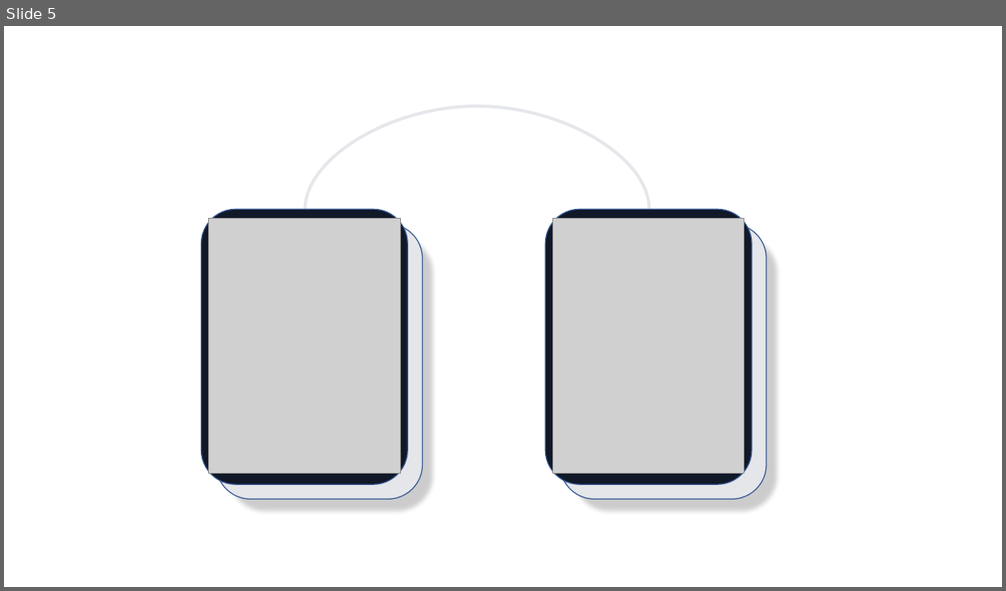
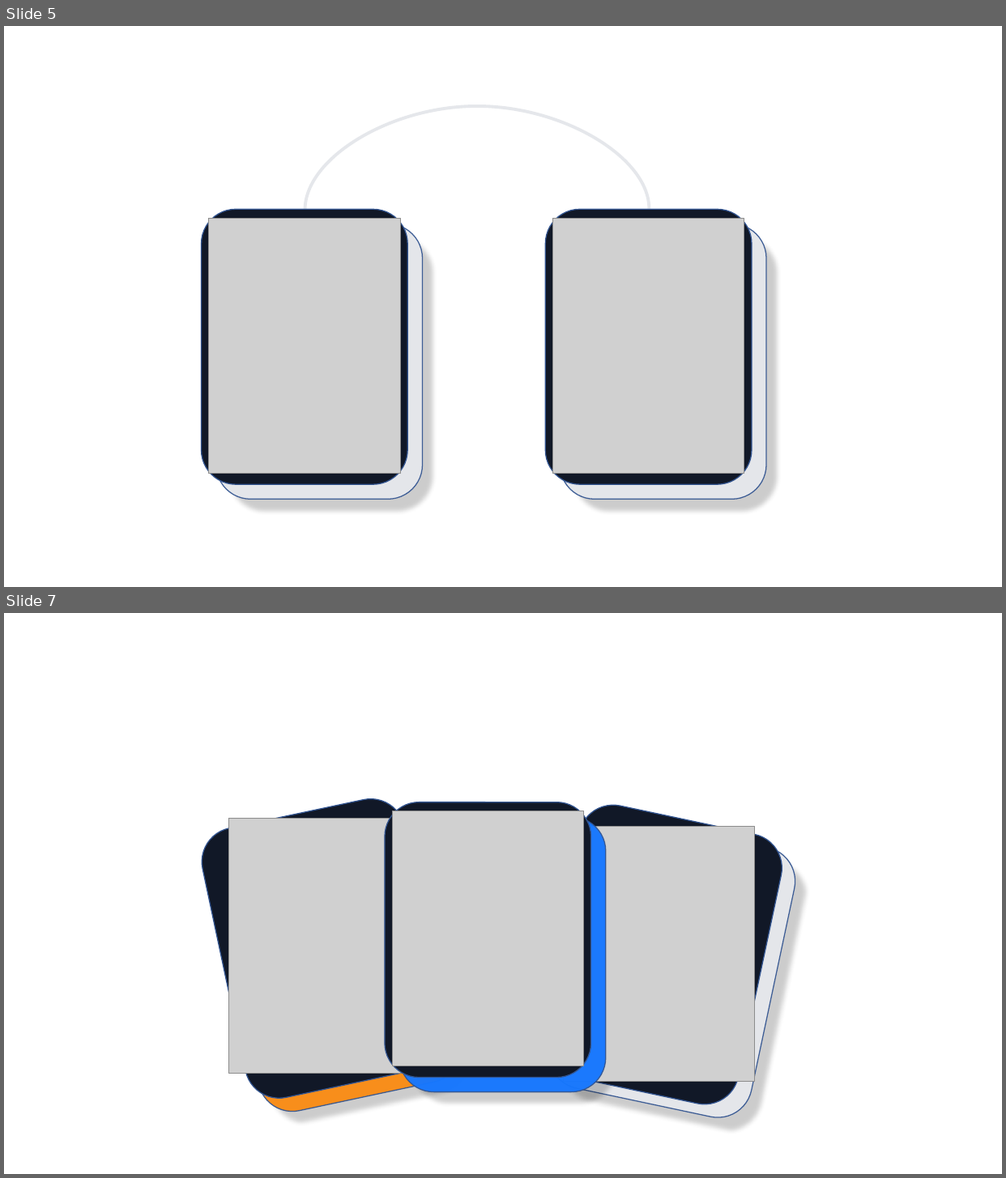
Before and after one commit to Yoln0001/mahjong-games, a slide deck: frontend/react-ts/public/picture/主页卡片.pptx. Shown one above the other, each under a label of ours: slide 5 before the commit, slides 5 and 7 after it; the slides between them are not shown. The pictures are 1006x591 and 1006x1178 pixels, drawn with LibreOffice and Linux fonts; fonts in the diff are those of the drawing; grey boxes stand for pictures. Boxes give left, top, right and bottom in pixels: in the first picture for what was removed or moved away, otherwise in the second. Text is boxed around its words. In the diff, an @@ line names an element or a change of style, - is before the commit and + after.

```diff
--- a/frontend/react-ts/public/picture/主页卡片.pptx
+++ b/frontend/react-ts/public/picture/主页卡片.pptx
@@ slide 7 added at <box>4,613,1002,1174</box>, background #FFFFFF @@
@@ rounded rectangle added at <box>385,803,592,1078</box>, fill #111827, outline #325491 1 pt @@
@@ rounded rectangle added at <box>222,811,428,1087</box>, fill #111827, outline #325491 1 pt @@
@@ picture added at <box>229,818,421,1073</box> @@
@@ rounded rectangle added at <box>236,824,442,1100</box>, fill #FA8C16 at 97% opacity, outline #325491 1 pt @@
@@ picture added at <box>393,811,584,1067</box> @@
@@ rounded rectangle added at <box>399,816,606,1093</box>, fill #1677FF at 97% opacity, outline #325491 1 pt @@
@@ rounded rectangle added at <box>408,824,620,1107</box>, fill #000000 at 20% opacity @@
@@ rounded rectangle added at <box>556,817,762,1093</box>, fill #111827, outline #325491 1 pt @@
@@ picture added at <box>563,826,755,1082</box> @@
@@ rounded rectangle added at <box>569,831,776,1106</box>, fill #E5E7EB at 97% opacity, outline #325491 1 pt @@
@@ rounded rectangle added at <box>243,832,454,1114</box>, fill #000000 at 20% opacity @@
@@ rounded rectangle added at <box>578,839,790,1122</box>, fill #000000 at 20% opacity @@
```
Also in this commit, not shown: 1 other slide added, 5 other files.
